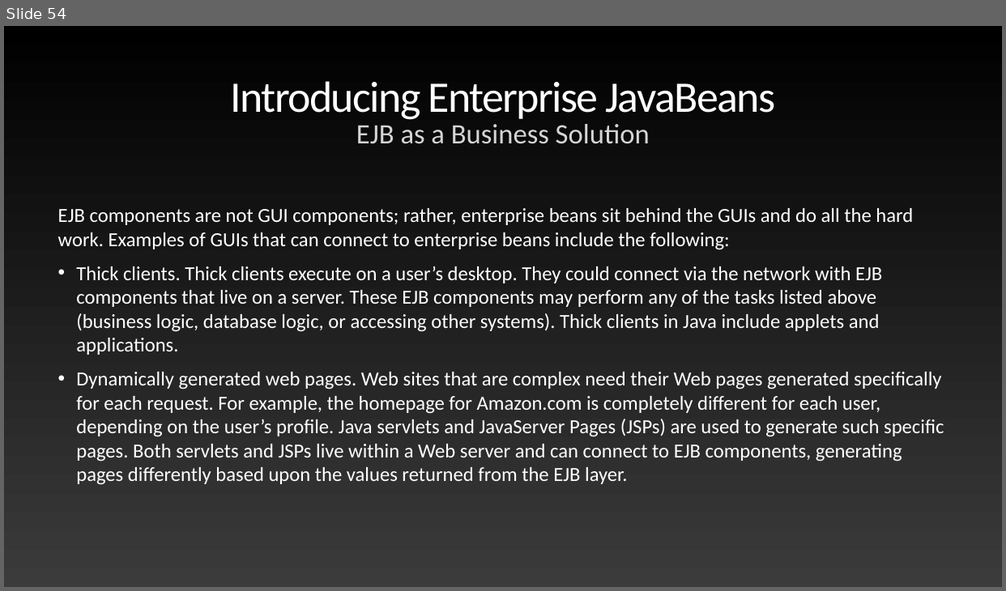
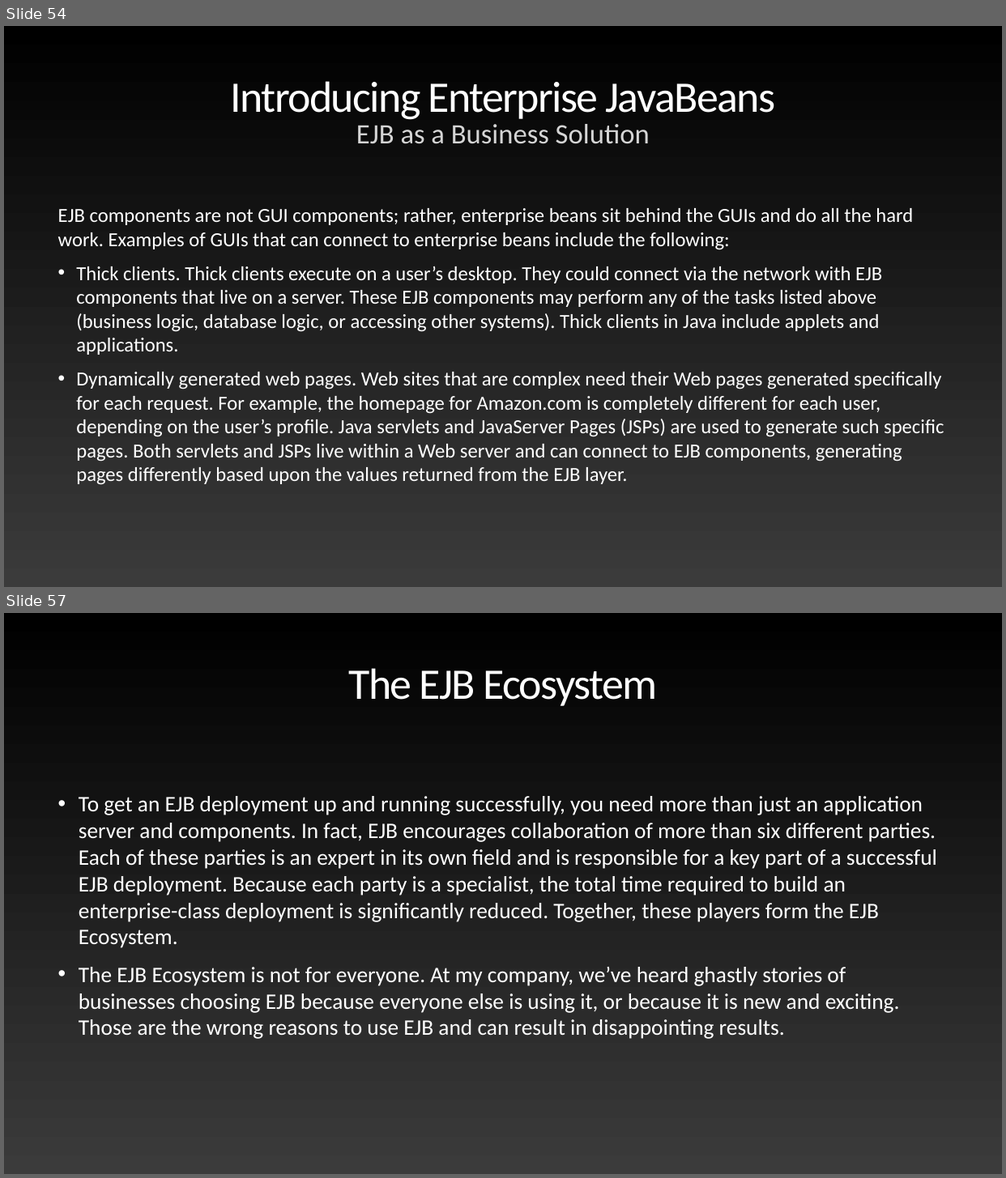
Before and after one commit to anmolrajaroraa/AdvJavaNov2020, a slide deck: Mastering Enterprise JavaBeans.pptx. Shown one above the other, each under a label of ours: slide 54 before the commit, slides 54 and 57 after it; the slides between them are not shown. The pictures are 1006x591 and 1006x1178 pixels, drawn with LibreOffice and Linux fonts; fonts in the diff are those of the drawing. Boxes give left, top, right and bottom in pixels: in the first picture for what was removed or moved away, otherwise in the second. Text is boxed around its words. In the diff, an @@ line names an element or a change of style, - is before the commit and + after.

```diff
--- a/Mastering Enterprise JavaBeans.pptx
+++ b/Mastering Enterprise JavaBeans.pptx
@@ slide 57 added at [4, 613, 1002, 1174], background gradient #000000 to #3B3B3B @@
@@ title added at [349, 668, 657, 706], 84 pt, text gradient #FFFFFF to #929292 @@
+The EJB Ecosystem
@@ text added at [79, 796, 937, 1039], 42.7 pt, text #FFFFFF @@
+• To get an EJB deployment up and running successfully, you need more than just an application server and components. In fact, EJB encourages collaboration of more than six different parties. Each of these parties is an expert in its own field and is responsible for a key part of a successful EJB deployment. Because each party is a specialist, the total time required to build an enterprise-class deployment is significantly reduced. Together, these players form the EJB Ecosystem.
+• The EJB Ecosystem is not for everyone. At my company, we’ve heard ghastly stories of businesses choosing EJB because everyone else is using it, or because it is new and exciting. Those are the wrong reasons to use EJB and can result in disappointing results.
```
Also in this commit, not shown: 87 other slides added.
